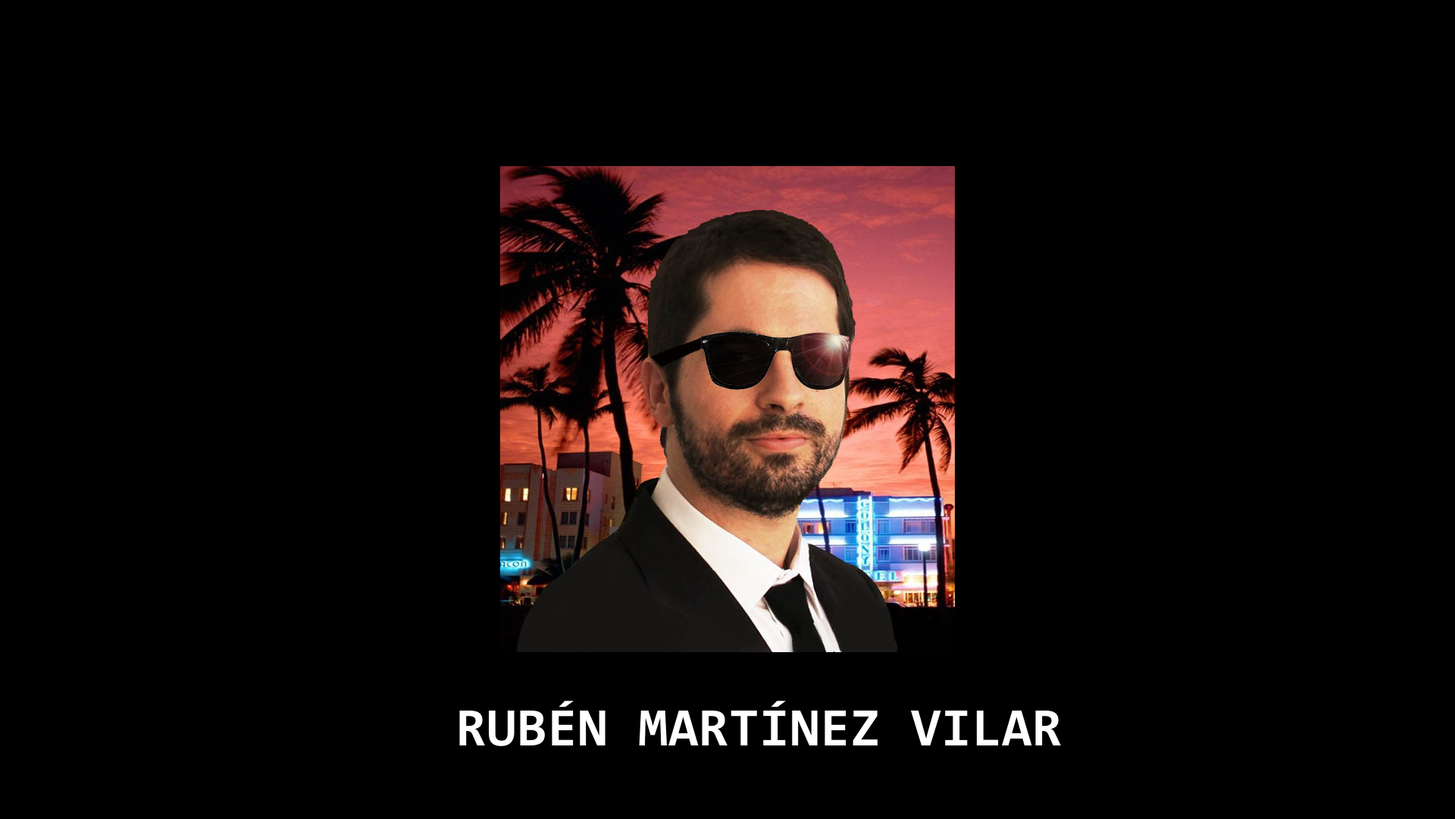
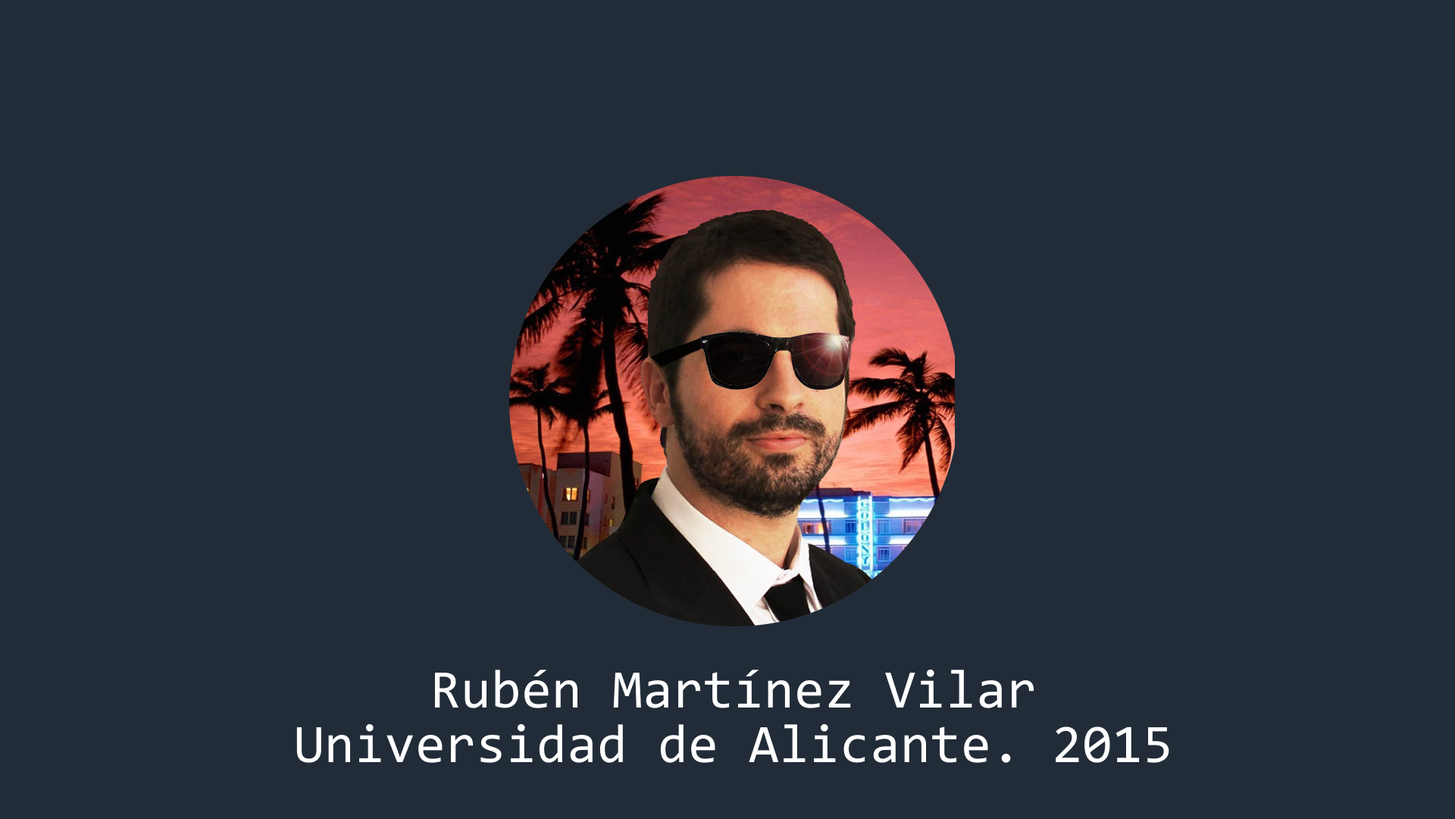
Layer changes from the first 1455 x 819 image to the second:
renamed "RUBÉN MARTÍNEZ VILAR" to "Rubén Martínez Vilar ...", painted on it over bbox(296, 668, 1170, 763)
painted on "martinez vilar ruben cool.jpg", masked it over bbox(500, 165, 956, 652)
painted on "Background" over bbox(0, 0, 1455, 819)
